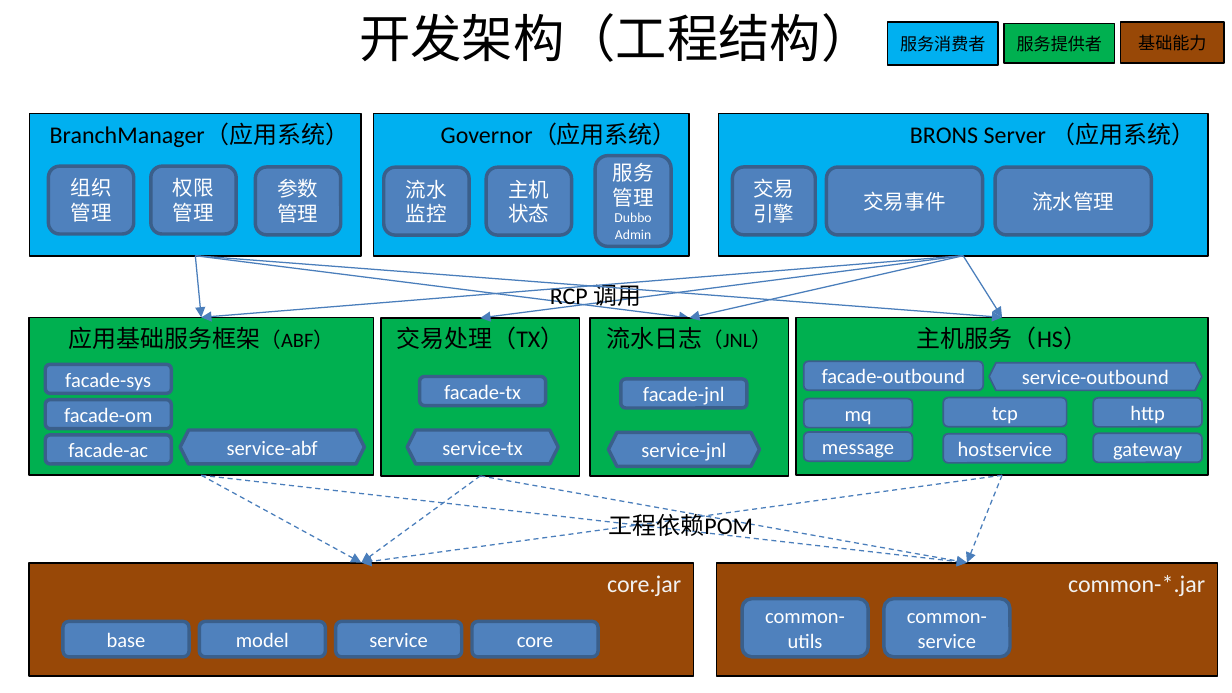
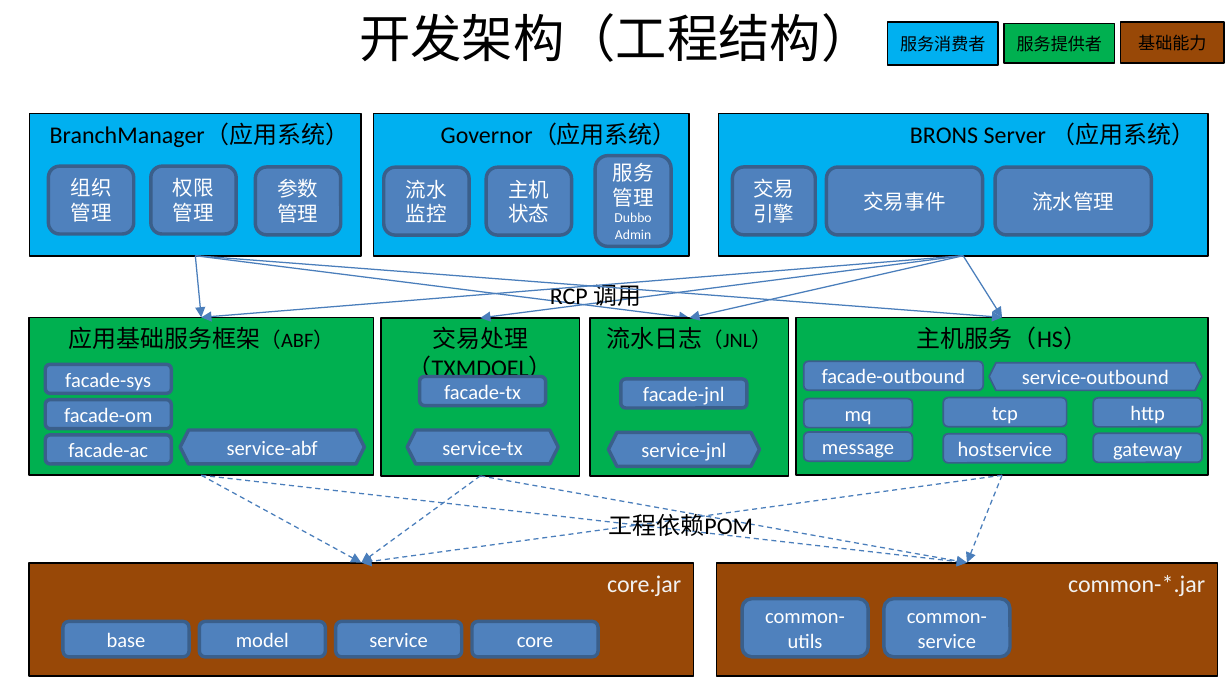
Before and after one commit to shiyunlai/tistools, a slide deck: slide 11 of readme/TIStools.pptx. Drawn at 1232x693 pixels with LibreOffice and Linux fonts; fonts in the diff are those of the drawing. Boxes give left, top, right and bottom in pixels: in the first picture for what was removed or moved away, otherwise in the second. Text is boxed around its words. In the diff, an @@ line names an element or a change of style, - is before the commit and + after.

```diff
--- a/readme/TIStools.pptx
+++ b/readme/TIStools.pptx
@@ text in rectangle at [408, 327, 553, 383]: text changed @@
-交易处理（TX）
+交易处理（TXMDOEL）
```
Also in this commit, not shown: 3 other slides changed.
